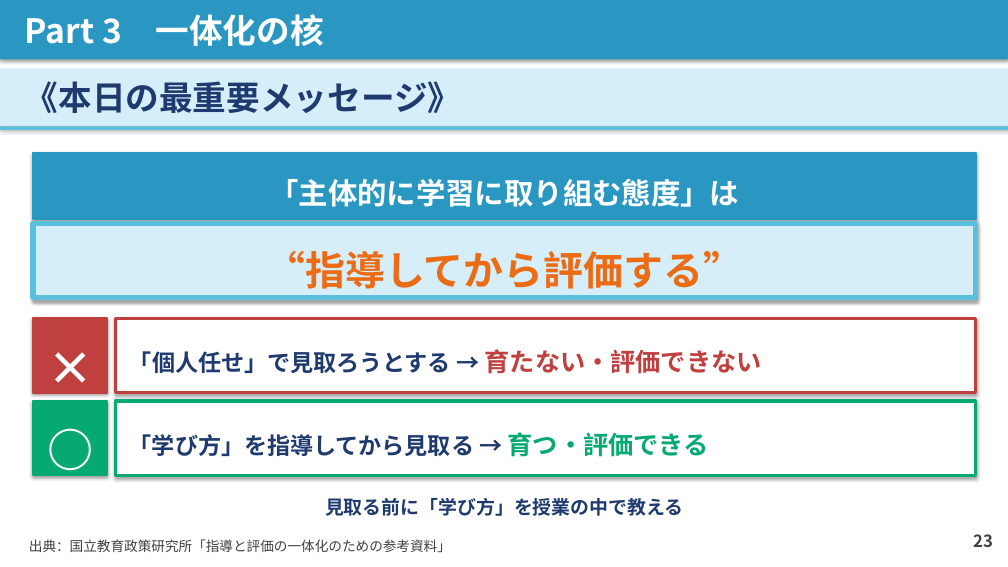
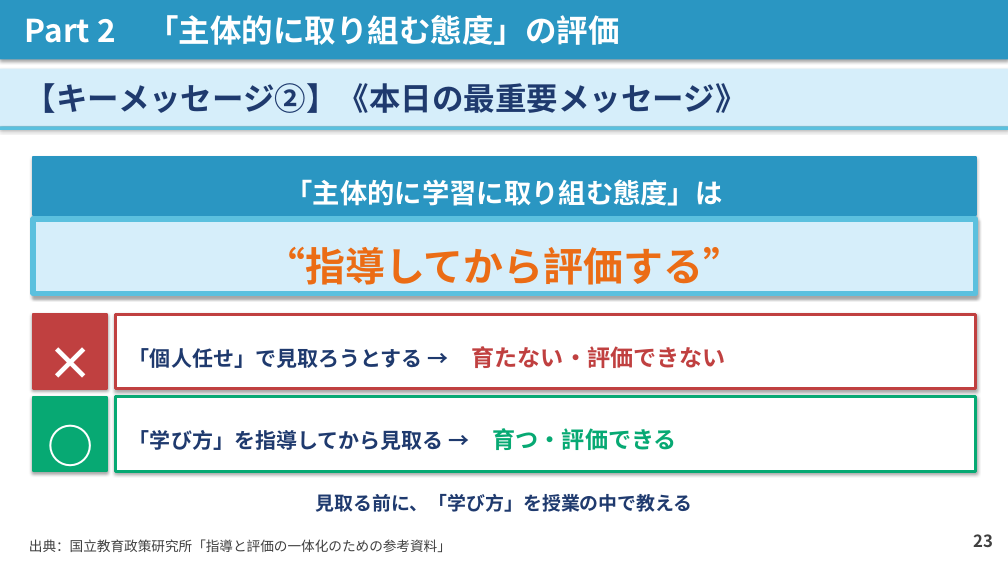
Before and after one commit to contynet730-star/con30, a slide deck: slide 23 of 講義スライド_石神井南中_20260603.pptx. Drawn at 1008x567 pixels with LibreOffice and Linux fonts; fonts in the diff are those of the drawing. Boxes give left, top, right and bottom in pixels: in the first picture for what was removed or moved away, otherwise in the second. Text is boxed around its words. In the diff, an @@ line names an element or a change of style, - is before the commit and + after.

```diff
--- a/講義スライド_石神井南中_20260603.pptx
+++ b/講義スライド_石神井南中_20260603.pptx
@@ text in rectangle at [25, 15, 619, 45]: text changed; size 32 to 30 pt @@
-Part 3 一体化の核
+Part 2 「主体的に取り組む態度」の評価
@@ text in rectangle at [25, 83, 747, 113]: text changed; size 32 to 30 pt @@
-《本日の最重要メッセージ》
+【キーメッセージ②】《本日の最重要メッセージ》
@@ rectangle "「主体的に学習に取り組む態度」は": place and size @@
-rectangle "「主体的に学習に取り組む態度」は" at [33, 153, 976, 219]
+rectangle "「主体的に学習に取り組む態度」は" at [33, 157, 976, 216]
@@ rectangle "「主体的に学習に取り組む態度」は" at [33, 157, 976, 216]: size 28 to 26 pt @@
@@ rectangle "「個人任せ」で見取ろうとする → 育たない・評価できない" at [116, 315, 975, 389]: size 22 to 20 pt in "「個人任せ」で見取ろうとする →"; size 24 to 22 pt in "育たない・評価できない" @@
@@ 3 rectangles: place and size @@
-3 rectangles at [33, 223, 976, 475]
+3 rectangles at [33, 219, 976, 471]
@@ rectangle "「学び方」を指導してから見取る → 育つ・評価できる" at [116, 397, 975, 471]: size 22 to 20 pt in "「学び方」を指導してから見取る →"; size 24 to 22 pt in "育つ・評価できる" @@
@@ text at [316, 494, 693, 512]: text changed @@
-見取る前に「学び方」を授業の中で教える
+見取る前に、「学び方」を授業の中で教える
```
Also in this commit, not shown: 16 other slides changed, 13 slides added, 13 slides removed, 1 other file.
